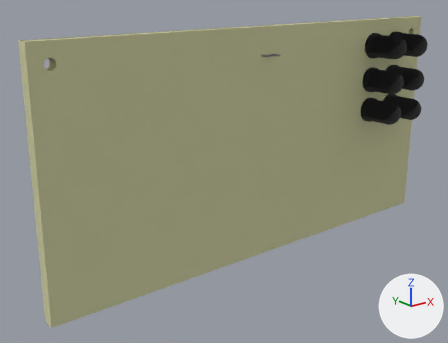
A saved change to the OBJ model files/3d model/OBJ_BoardThatsCool.obj.
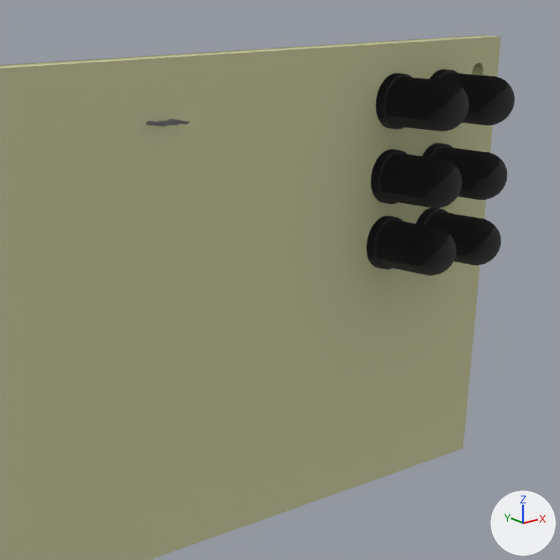
Each version is shown whole from a 50 mm camera at (3932.0, -369.0, -2958.0) aimed at (4232.0, 7.0, -3108.0), then close up on the part from 44% to 100% of the width and 0% to 74% of the height. Lighting does not change. The marker at lower right points along +X, +Y and +Z. Where no turn or scale is listed for an object, it has been applied to the vertices.

In view in the first close-up: 'OBJ_BoardThatsCool'.
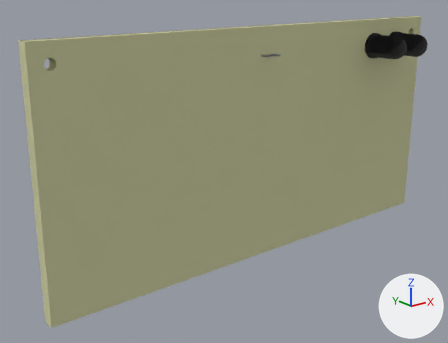
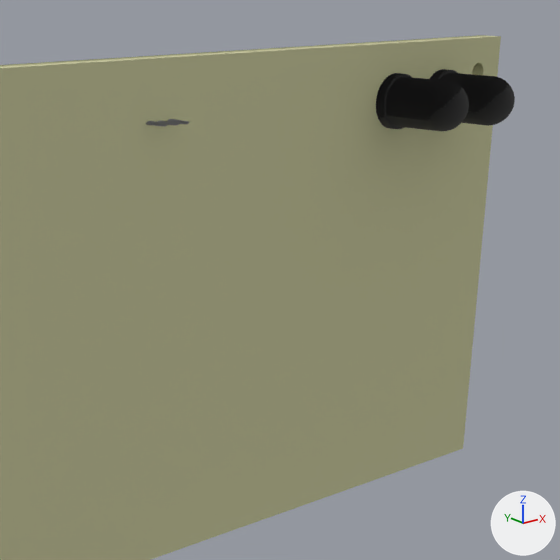
The change, as a diff of the scene's bpy script:
```diff
--- a/files/3d model/OBJ_BoardThatsCool.obj.py
+++ b/files/3d model/OBJ_BoardThatsCool.obj.py
@@ mat_mtl2 @@
 mat_mtl2 = principled_material('mtl2')
-mat_mtl2.base_color = (0.07, 0.07, 0.07)  # dark grey #4b4b4b
+mat_mtl2.base_color = (0.25, 0.25, 0.25)  # grey #898989
 mat_mtl2.roughness = 1.0
@@ mat_mtl6 @@
 mat_mtl6 = principled_material('mtl6')
-mat_mtl6.base_color = (0.77, 0.77, 0.77)  # light grey #e3e3e3
+mat_mtl6.base_color = (0.07, 0.07, 0.07)  # dark grey #4b4b4b
 mat_mtl6.roughness = 1.0
@@ me_obj_boardthatscool @@
 me_obj_boardthatscool.from_pydata(...)  # 4563 vertices, 8998 faces; spans x 4071.0..4459.0, y -44.0..22.0, z -3182.0..-2994.0
 # used by ob_obj_boardthatscool; location = (0.0, 0.0, 0.0)
+# me_obj_boardthatscool part 1: the loose piece of 555 vertices spanning x 4409.0..4430.0, y -44.0..10.0, z -3086.0..-3063.0 is deleted
+# me_obj_boardthatscool part 2: the loose piece of 555 vertices spanning x 4378.0..4399.0, y -44.0..10.0, z -3058.0..-3036.0 is deleted
+# me_obj_boardthatscool part 3: the loose piece of 555 vertices spanning x 4378.0..4399.0, y -44.0..10.0, z -3086.0..-3063.0 is deleted
+# me_obj_boardthatscool part 4: the loose piece of 555 vertices spanning x 4409.0..4430.0, y -44.0..10.0, z -3058.0..-3036.0 is deleted
 me_obj_boardthatscool.materials.append(mat_mtl1)
```

What differs and where, as boxes (x1, y1, x2, y2) in the close-ups (560 x 560 px):
'OBJ_BoardThatsCool', reshaped: (0, 35, 515, 560) in both
part 1 of me_obj_boardthatscool, deleted: before (416, 208, 501, 265)
part 2 of me_obj_boardthatscool, deleted: before (371, 149, 462, 208)
part 3 of me_obj_boardthatscool, deleted: before (366, 216, 456, 276)
part 4 of me_obj_boardthatscool, deleted: before (422, 143, 507, 200)
